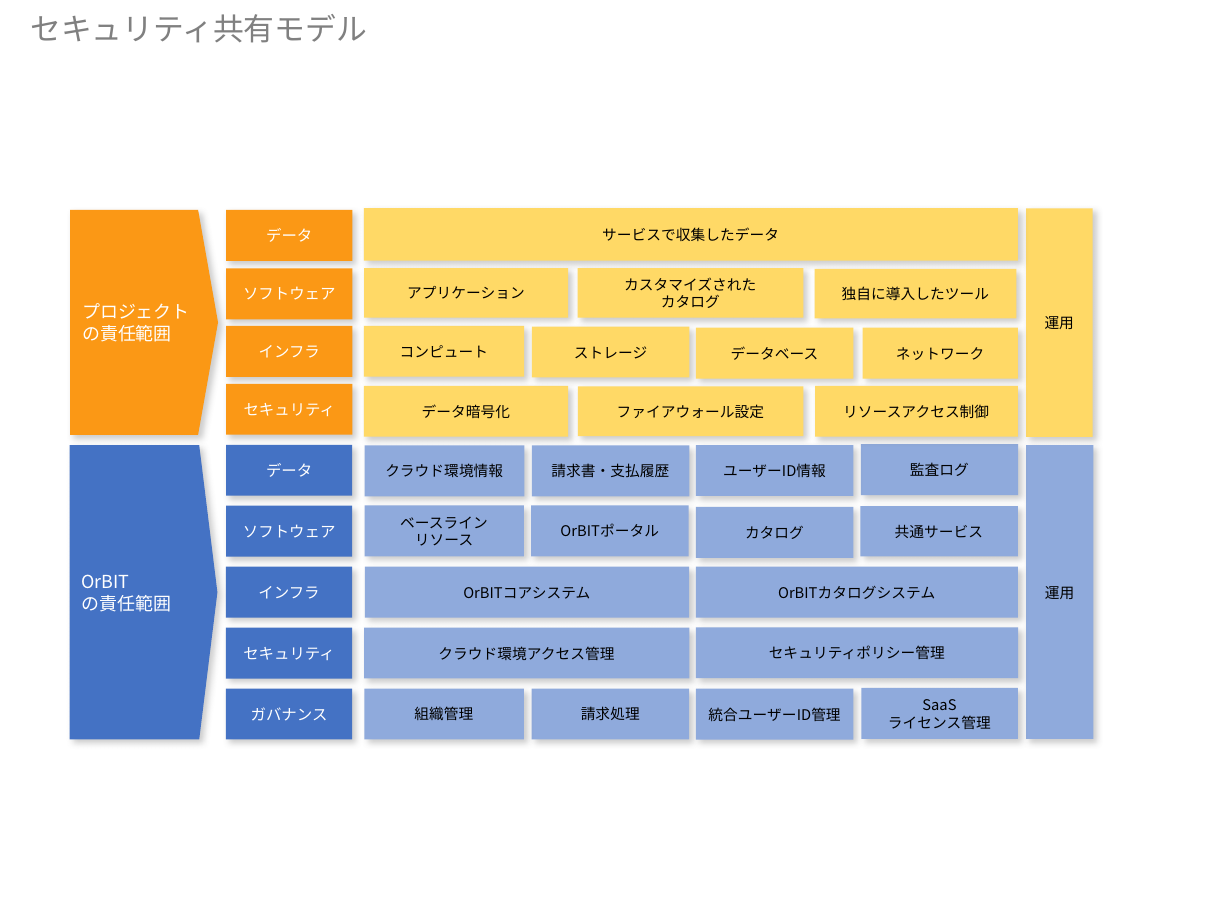
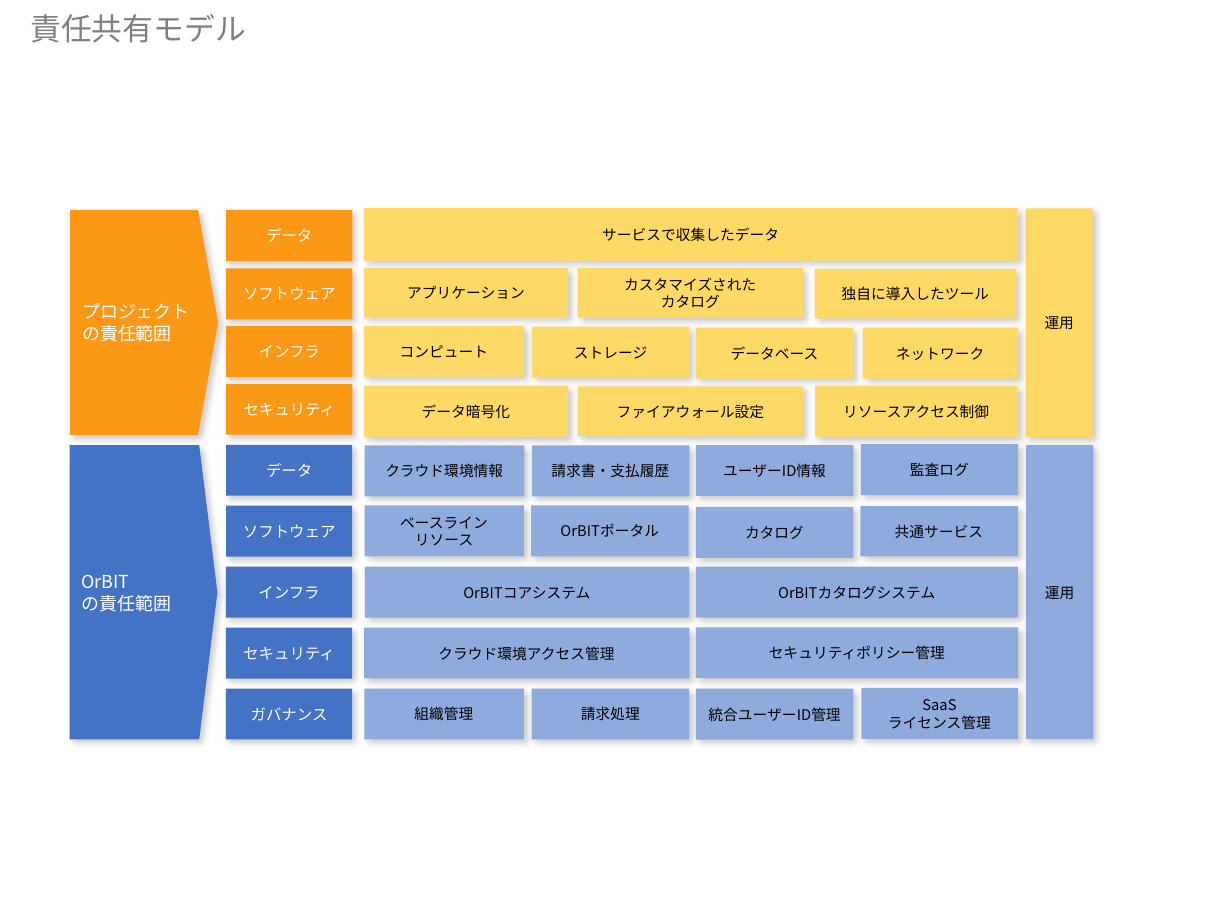
Before and after one commit to shimizu-jkc/orbit-portal-frontend, a slide deck: slide 4 of figure/orbit_figure.pptx. Drawn at 1232x924 pixels with LibreOffice and Linux fonts; fonts in the diff are those of the drawing. Boxes give left, top, right and bottom in pixels: in the first picture for what was removed or moved away, otherwise in the second. Text is boxed around its words. In the diff, an @@ line names an element or a change of style, - is before the commit and + after.

```diff
--- a/figure/orbit_figure.pptx
+++ b/figure/orbit_figure.pptx
@@ text at bbox=[30, 14, 246, 43]: text changed @@
-セキュリティ共有モデル
+責任共有モデル
```
Also in this commit, not shown: 3 other slides changed, 2 slides added, 1 slide removed.
